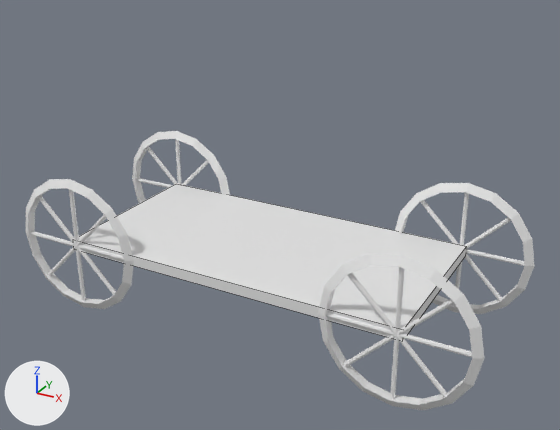
Two versions of the Blender file RAW_RESOURCES/blends/caravan.blend, one commit apart.
The view is the same before and after, from a camera (50 mm lens) standing at (15.8, -27.6, 15.5) and looking at (0.7, -0.2, 1.9). Lighting does not change. The marker at lower left points along +X, +Y and +Z. The older version comes first. Mesh edges are drawn as thin lines on the coarser meshes.

The older version as bpy lines, for what is in view:
```python
me_cube = bpy.data.meshes.new('Cube')
me_cube.from_pydata(...)  # a box spanning x -8.0..8.0, y -1.0..1.0, z -0.2..0.2
me_cube.materials.append(mat_material)  # white #e7e7e7
me_cylinder_004 = bpy.data.meshes.new('Cylinder.004')
me_cylinder_004.from_pydata(...)  # 156 vertices, 136 faces; spans x -1.62..1.62, y -0.11..0.11, z -1.62..1.62
me_cylinder_006 = bpy.data.meshes.new('Cylinder.006')
me_cylinder_006.from_pydata(...)  # 156 vertices, 136 faces; spans x -1.62..1.62, y -0.11..0.11, z -1.62..1.62
ob_base = bpy.data.objects.new('base', me_cube)
ob_base.location = (0.0, 0.0, 0.0)
ob_base.scale = (1.0, 4.0, 1.0)
ob_wheel = bpy.data.objects.new('wheel', me_cylinder_004)
ob_wheel.location = (-7.75, -4.0, 0.0)
ob_wheel.rotation_euler = (3.142, -1.571, 0.0)  # degrees (180, -90, 0)
ob_wheel.scale = (2.0, 2.0, 2.0)
ob_wheel_002 = bpy.data.objects.new('wheel.002', me_cylinder_006)
ob_wheel_002.location = (-7.75, 4.0, 0.0)
ob_wheel_002.rotation_euler = (3.142, -1.571, 0.0)  # degrees (180, -90, 0)
ob_wheel_002.scale = (2.0, 2.0, 2.0)
# also in view: 'wheel.001' at (7.8, -4.0, 0.0); 'wheel.003' at (7.8, 4.0, 0.0)
```
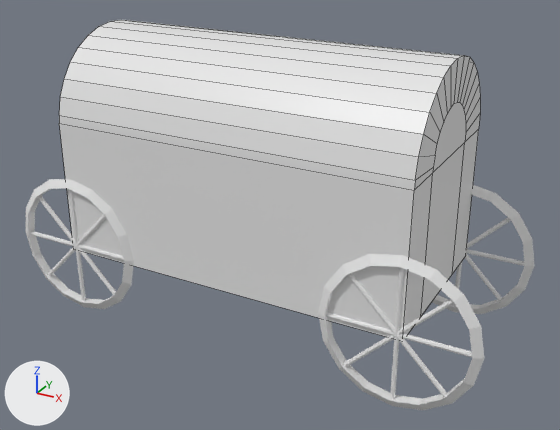
The newer file is also rescaled (x0.5) as a whole; pictures and numbers use the older file's frame.

Pixel boxes [x1, y1, x2, y2] of what changed, in the pictures (560 x 430 px):
```json
{"object": "base", "change": "reshaped", "before": [79, 184, 466, 337], "after": [59, 20, 480, 337], "on screen": "9% wider, 106% taller"}
{"object": "wheel.002", "change": "unchanged, covered by the edit", "before": [132, 131, 230, 203]}
```

Edits to the scene script, one JSON object a line:
```json
{"block": "me_cube", "where": "# used by ob_base; location = (0.0, 0.0, 0.0); scale = (1.0, 4.0, 1.0)"}
{"op": "remove", "block": "me_cube", "code": "me_cube.from_pydata(...)  # 8 vertices, 6 faces; spans x -8.0..8.0, y -1.0..1.0, z -0.2..0.2"}
{"op": "add", "block": "me_cube", "code": "me_cube.from_pydata(...)  # 58 vertices, 42 faces, 1 loose edge; spans x -8.0..8.0, y -1.0..1.0, z -0.2..9.5"}
{"block": "me_cube", "change": "me_cube part 1"}
{"block": "me_cube", "change": "3 vertices are removed from x -8.0..8.0, y -1.0..1.0, z 0.2"}
{"block": "me_cube", "change": "5 faces are deleted"}
{"block": "me_cube", "change": "1 vertex moves from x 8.0, y 1.0, z 0.2 to x 8.0, y 0.5, z -0.2"}
{"block": "me_cube", "change": "34 vertices are added at x -8.0..8.0, y -1.0..1.0, z -0.2..9.5"}
{"block": "me_cube", "change": "5 new vertices lie (0.0, 0.0, 6.0) away from vertices in x -8.0..8.0, y -1.0..1.0, z -0.2..0.2"}
{"block": "me_cube", "change": "14 new vertices lie (16.0, 0.0, 0.0) away from vertices in x -8.0, y -0.9..1.0, z 6.5..9.5"}
{"block": "me_cube", "change": "1 loose edge is added"}
{"block": "me_cube", "change": "41 new faces join them"}
```
